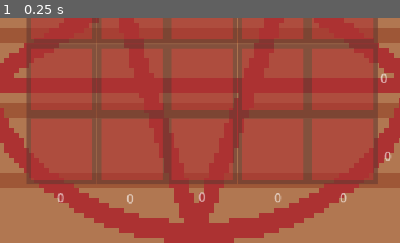
Above: before the commit, frame 1.
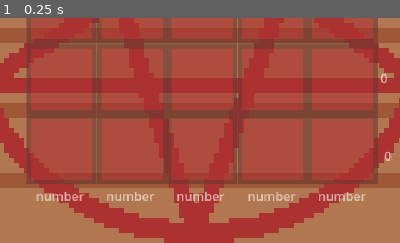
Above: after the commit, the same moment.

Repository: adrientremblay/ld55
Game: Godot game, scene res://scenes/main.tscn
Same seed, same stepped clock (60 frames per second), same inputs: the game is played once before the commit and once after it.
Inputs:
- Up to frame 1 (0.25 s): no input
The pictures show only the part of the screen within x 25-75%, y 50-100%; the shares and areas given below are measured in that part.

The runs differ from the first frame. In frame 1, 1.2% of the frame differs, in the area x 9-92%, y 77-83%.
Error after the commit: Invalid assignment of property or key 'text' with value of type 'String' on a base object of type 'null instance'. (res://scenes/altar.gd:51)

Commit message:
Added a Hbox container for the cols

Diff:
--- a/scenes/altar.tscn
+++ b/scenes/altar.tscn
@@ -82,51 +82,6 @@
 [node name="Platform25" parent="." instance=ExtResource("1_i1ljc")]
 position = Vector2(405, 405)
 
-[node name="y1" type="Label" parent="."]
-offset_left = 12.6667
-offset_top = 455.333
-offset_right = 74.6667
-offset_bottom = 478.333
-text = "number"
-horizontal_alignment = 1
-vertical_alignment = 1
-
-[node name="y2" type="Label" parent="."]
-offset_left = 103.333
-offset_top = 456.0
-offset_right = 165.333
-offset_bottom = 479.0
-text = "number"
-horizontal_alignment = 1
-vertical_alignment = 1
-
-[node name="y3" type="Label" parent="."]
-offset_left = 194.667
-offset_top = 454.0
-offset_right = 256.667
-offset_bottom = 477.0
-text = "number"
-horizontal_alignment = 1
-vertical_alignment = 1
-
-[node name="y4" type="Label" parent="."]
-offset_left = 290.667
-offset_top = 455.333
-offset_right = 352.667
-offset_bottom = 478.333
-text = "number"
-horizontal_alignment = 1
-vertical_alignment = 1
-
-[node name="y5" type="Label" parent="."]
-offset_left = 375.333
-offset_top = 454.667
-offset_right = 437.333
-offset_bottom = 477.667
-text = "number"
-horizontal_alignment = 1
-vertical_alignment = 1
-
 [node name="x1" type="Label" parent="."]
 offset_left = 453.333
 offset_top = 34.0
@@ -166,3 +121,44 @@
 offset_bottom = 425.0
 text = "number"
 vertical_alignment = 1
+
+[node name="cols" type="HBoxContainer" parent="."]
+offset_top = 449.0
+offset_right = 448.0
+offset_bottom = 480.0
+alignment = 1
+
+[node name="y1" type="Label" parent="cols"]
+layout_mode = 2
+size_flags_horizontal = 3
+text = "number"
+horizontal_alignment = 1
+vertical_alignment = 1
+
+[node name="y2" type="Label" parent="cols"]
+layout_mode = 2
+size_flags_horizontal = 3
+text = "number"
+horizontal_alignment = 1
+vertical_alignment = 1
+
+[node name="y3" type="Label" parent="cols"]
+layout_mode = 2
+size_flags_horizontal = 3
+text = "number"
+horizontal_alignment = 1
+vertical_alignment = 1
+
+[node name="y4" type="Label" parent="cols"]
+layout_mode = 2
+size_flags_horizontal = 3
+text = "number"
+horizontal_alignment = 1
+vertical_alignment = 1
+
+[node name="y5" type="Label" parent="cols"]
+layout_mode = 2
+size_flags_horizontal = 3
+text = "number"
+horizontal_alignment = 1
+vertical_alignment = 1
